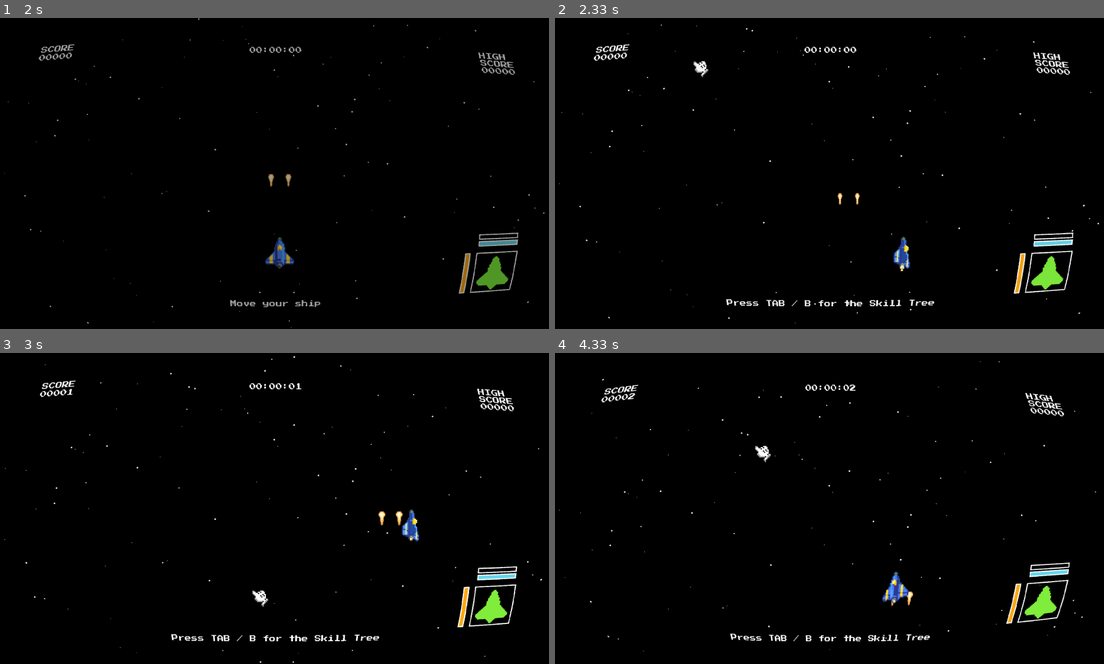
Above: before the commit, frames 1-4 (two rows, left to right).
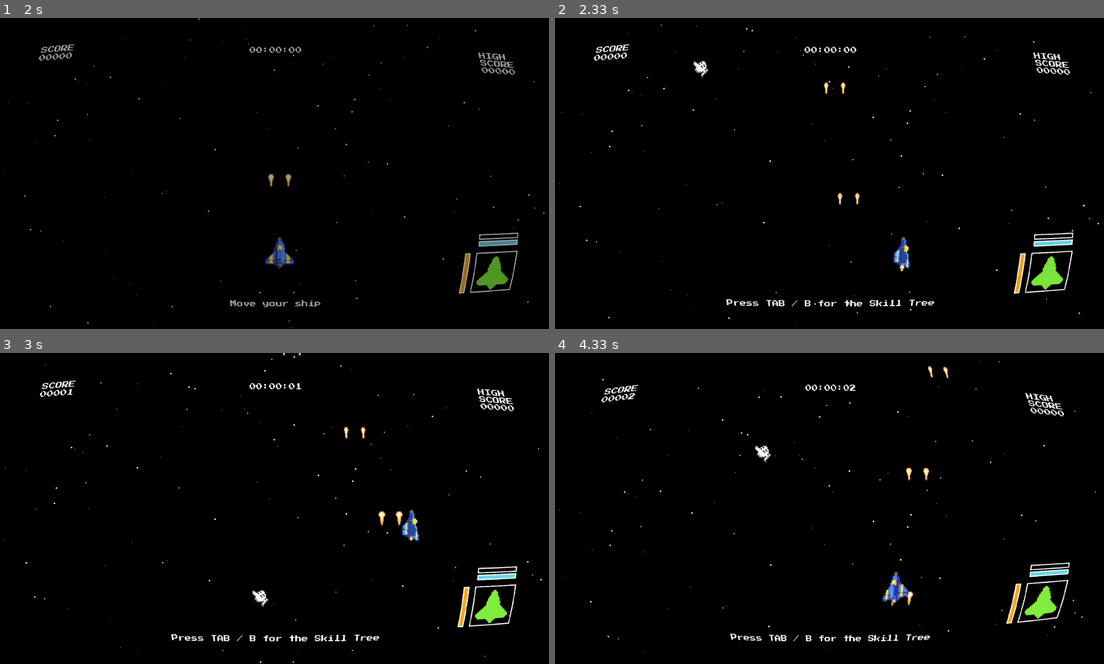
Above: after the commit, the same moments.

Repository: isGoodSoup/astros
Game: pygame game, started from main.py
Same seed, same stepped clock (60 frames per second), same inputs: the game is played once before the commit and once after it.
Inputs (mouse positions are in pixels of both pictures, inside the frame that each line leads up to):
- Up to frame 1 (2 s): tap Enter at 0.33 s; tap Space at 1.67 s
- Up to frame 2 (2.33 s): hold Right from 2 s (still down); move the mouse to (686, 58) at 2.03 s; tap Space at 2.07 s
- Up to frame 3 (3 s): tap Space at 2.37, 2.57, 2.9 s; release Right at 2.47 s; hold Up 2.5-2.8 s; move the mouse to (142, 446) at 2.53 s; tap + at 2.65 s; hold Right from 2.83 s (still down); move the mouse to (252, 589) at 2.87 s
- Up to frame 4 (4.33 s): tap Space at 3.2, 3.4, 3.7, 3.97, 4.3 s; release Right at 3.3 s; hold Left 3.33-3.87 s; move the mouse to (829, 545) at 3.37 s; tap C at 3.48 s; hold Down 3.9-4.2 s; move the mouse to (1038, 626) at 3.93 s; tap + at 4.05 s; hold Left from 4.23 s (still down); move the mouse to (752, 443) at 4.27 s

Frame 1 is identical in both runs. In frame 2, less than 0.1% of the frame differs, in the area x 48-53%, y 20-25%; in frame 3, less than 0.1%; in frame 4, 0.1%, in the area x 63-72%, y 4-42%.

Commit message:
fix: projectiles are gone upon hitting shooting button

Diff:
--- a/main.py
+++ b/main.py
@@ -320,8 +320,11 @@
 
                 elif event.type == JOYBUTTONDOWN:
                     if event.button == 0:
-                        self.projectiles = self.ship.shoot(self.base, self.last_shot_time,
-                                                           self.shot_cooldown,self.play_sound, self.sounds)
+                        if event.button == 0:
+                            new_projectiles = self.ship.shoot(self.base, self.last_shot_time, self.shot_cooldown,
+                                                              self.play_sound, self.sounds)
+                            self.projectiles.add(new_projectiles)
+                            self.last_shot_time = pg.time.get_ticks()
                     if event.button == 1:
                         self.skill_tab.active = not self.skill_tab.active
                         self.stats_tab.active = not self.stats_tab.active
@@ -434,8 +437,9 @@
         if key_pressed[K_SPACE]:
             current_time = pg.time.get_ticks()
             if current_time - self.last_shot_time >= self.shot_cooldown:
-                self.projectiles = self.ship.shoot(self.base, self.last_shot_time, self.shot_cooldown,
-                                                   self.play_sound, self.sounds)
+                new_projectiles = self.ship.shoot(self.base, self.last_shot_time, self.shot_cooldown,
+                                                  self.play_sound, self.sounds)
+                self.projectiles.add(new_projectiles)
                 self.last_shot_time = current_time
 
     def render(self, screen, font):
--- a/scripts/ship.py
+++ b/scripts/ship.py
@@ -53,25 +53,26 @@
 
     def shoot(self, base, last_shot_time, shot_cooldown, can_play, sound):
         self.update_damage()
-        projectiles = pygame.sprite.Group()
         current_time = pygame.time.get_ticks()
         self.shooting = False
+        new_projectiles = []
+
         if current_time - last_shot_time >= shot_cooldown:
             self.shooting = True
             offset = 30
             left_x = self.rect.centerx - offset
             right_x = self.rect.centerx + offset
             y = self.rect.bottom
-            projectile = Projectile(left_x, y,
-               "assets/projectile_2.png" if self.gun == "missile" else "assets/projectile.png")
-            projectile_2 = Projectile(right_x, y,
-                "assets/projectile_2.png" if self.gun == "missile" else "assets/projectile.png")
-            projectiles.add(projectile, projectile_2) # type: ignore
+            projectile = Projectile(left_x, y,"assets/projectile_2.png" if self.gun == "missile" else "assets/projectile.png")
+            projectile_2 = Projectile(right_x, y,"assets/projectile_2.png" if self.gun == "missile" else "assets/projectile.png")
+            new_projectiles.extend([projectile, projectile_2])
             if can_play:
                 sound[0].play()
-        if self.gun == "missile":
-            self.ammo -= 1
-        return projectiles
+
+            if self.gun == "missile":
+                self.ammo -= 1
+
+        return new_projectiles
 
     def taken_damage(self):
         return [random.randint(0,10) - 4, random.randint(0,10) - 4]
